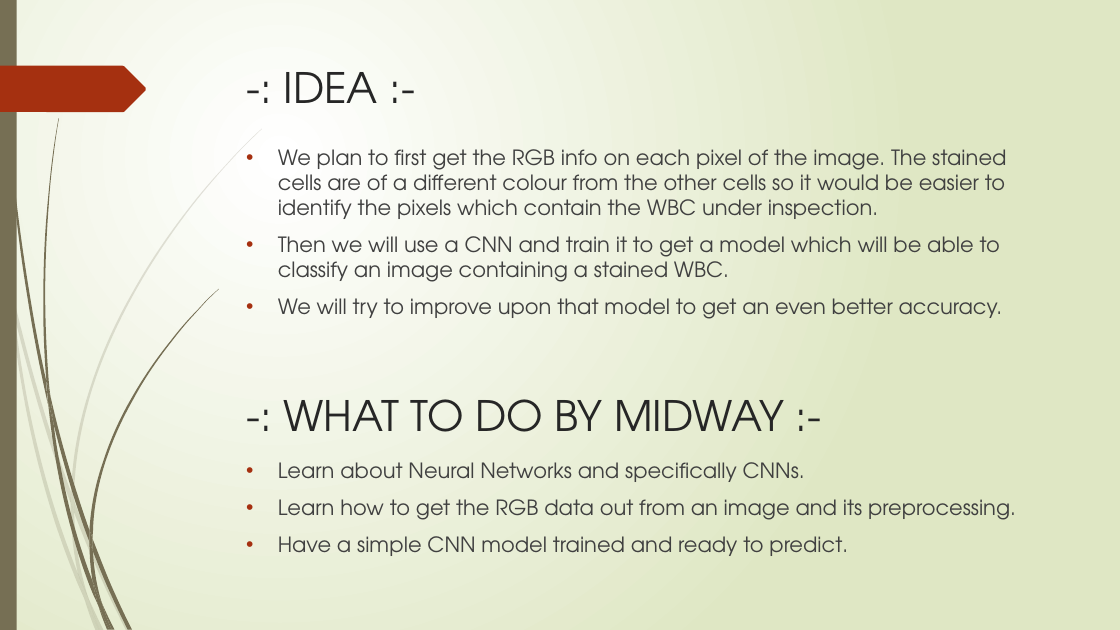
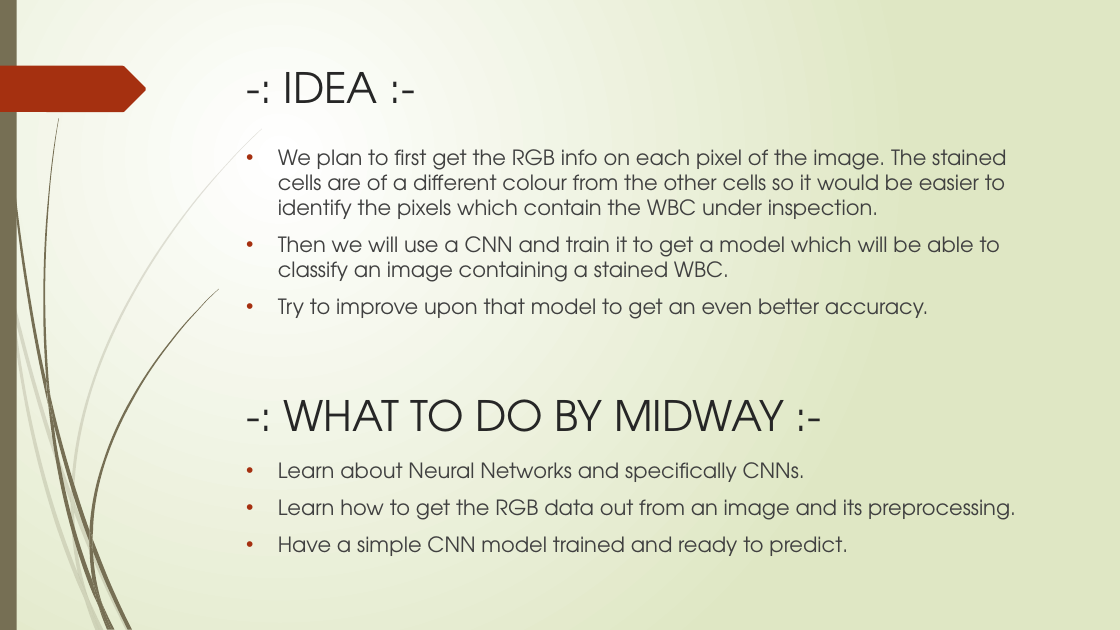
Before and after one commit to ShashankSaumya123/WBC-Classification, a slide deck: slide 3 of Presentation/Project proposal.pptx. Drawn at 1120x630 pixels with LibreOffice and Linux fonts; fonts in the diff are those of the drawing. Boxes give left, top, right and bottom in pixels: in the first picture for what was removed or moved away, otherwise in the second. Text is boxed around its words. In the diff, an @@ line names an element or a change of style, - is before the commit and + after.

Commit message:
small edit in slides

```diff
--- a/Presentation/Project proposal.pptx
+++ b/Presentation/Project proposal.pptx
@@ text at [278,298,928,319]: text changed @@
-• We will try to improve upon that model to get an even better accuracy.
+• Try to improve upon that model to get an even better accuracy.
```
